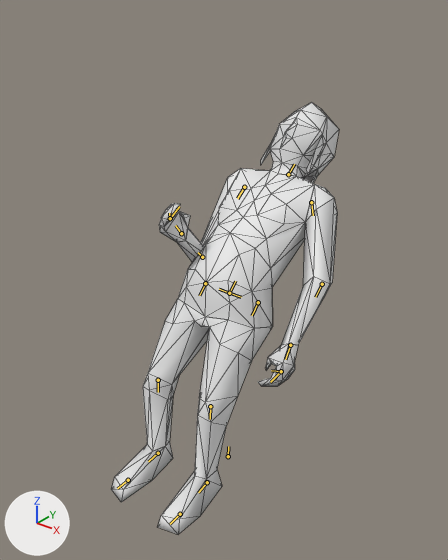
The Blender file assets-src/rooms/tavern/creature-clips/Gnome.blend as it was, and as the next commit left it.
The view is the same before and after, from a camera (50 mm lens) standing at (0.485, -0.623, 0.702) and looking at (-0.003, -0.012, 0.323). The lights are fixed; the arrows at lower left show +X, +Y and +Z. The first picture is the older version. Both versions are drawn at frame 7 of the action 'SitArmWrestle'; the numbers are the values there. The bones that bend it are drawn over the model as lines. Mesh edges are drawn as thin lines.

In view in the first picture: 'GnomeSourceMesh'.
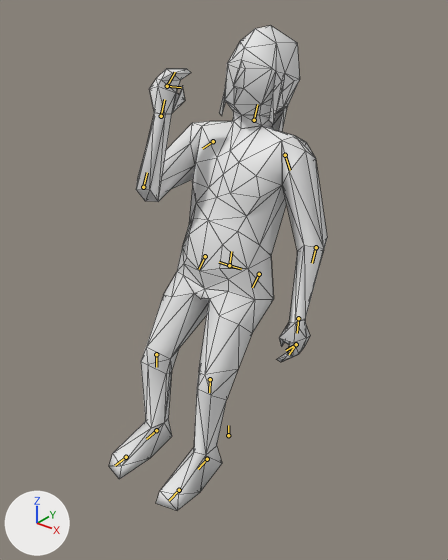
The change in detail:
Bone 'cog' (bone_cog) moves from (0.0, -0.001, 0.006) to (0.0, 0.042, 0.006).
Bone 'spine' (bone_spine) turns from (46, 0, 0) to (16, 0, 0) degrees about its own x, y and z.
Bone 'arm_r' (bone_arm_r) turns from (-66, -17, 74) to (0, -18, 52) degrees about its own x, y and z.
Bone 'forearm_r' (bone_forearm_r) turns from (93, -6, 51) to (99, -29, 43) degrees about its own x, y and z.

Where the change shows, as pixel boxes (x1, y1, x2, y2) in the pictures (448 x 560 px):
'GnomeSourceMesh', posed (12% taller): before (112, 102, 339, 534); after (109, 26, 327, 510)
bone 'cog', root to tip: before (228, 456) to (228, 446); after (228, 435) to (228, 425)
bone 'spine', root to tip: before (229, 293) to (235, 281); after (229, 265) to (231, 251)
bone 'arm_r', root to tip: before (244, 187) to (237, 198); after (213, 141) to (202, 148)
bone 'forearm_r', root to tip: before (202, 257) to (198, 252); after (143, 187) to (147, 172)
